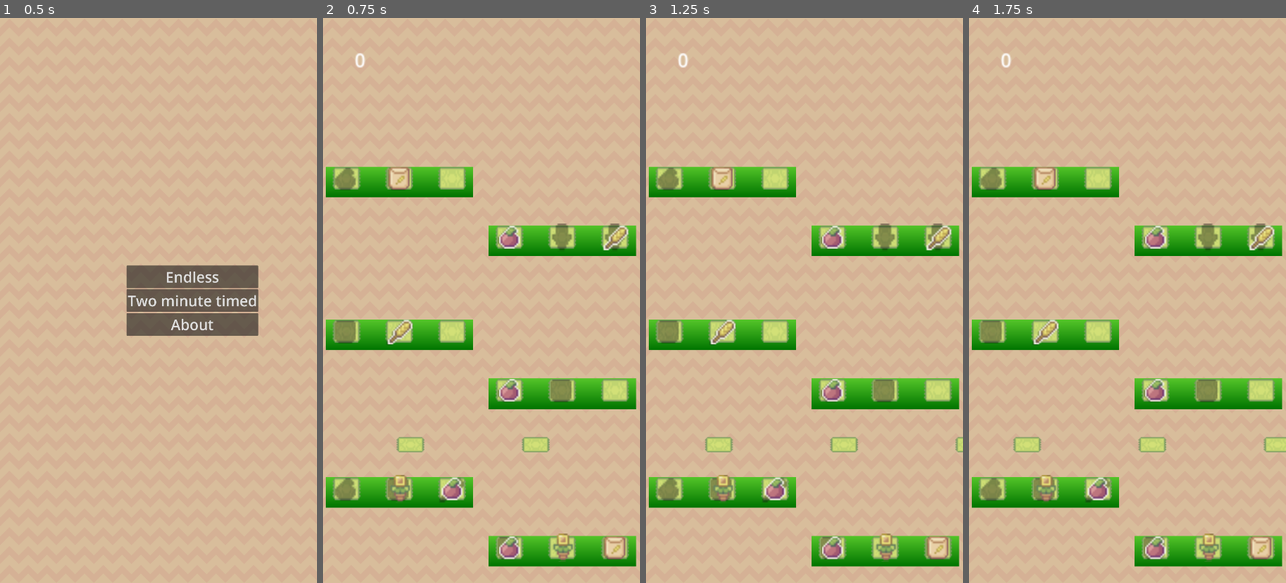
Above: before the commit, frames 1-4 (left to right).
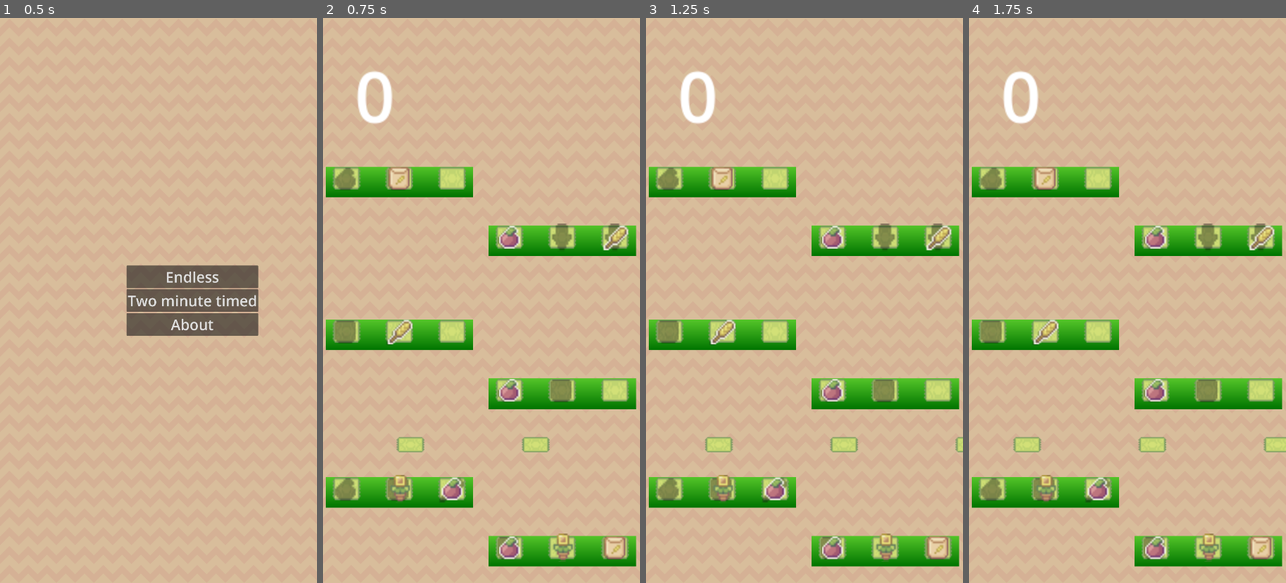
Above: after the commit, the same moments.

Repository: andrewcrisp/shelfsortinggame
Game: Godot game, scene res://scenes/game.tscn
Two runs of this game, one before a commit and one after it. Both use one fixed random seed, a clock stepped at 60 frames per second and the inputs below.
Inputs (mouse positions are in pixels of both pictures, inside the frame that each line leads up to):
- Up to frame 1 (0.5 s): no input
- Up to frame 2 (0.75 s): click "Endless" at 0.5 s
- Up to frame 3 (1.25 s): no input
- Up to frame 4 (1.75 s): move the mouse to (1197, 272) at 1.27 s; click (1197, 272) at 1.42 s

Frame 1 is identical in both runs. In frame 2, 0.6% of the frame differs, in the area x 10-22%, y 6-19%; in frame 3, 0.6%; in frame 4, 0.6%.

Commit message:
Play with font sizes

Diff:
--- a/scenes/scoreboard.tscn
+++ b/scenes/scoreboard.tscn
@@ -1,6 +1,9 @@
-[gd_scene load_steps=2 format=3 uid="uid://cfwvj4m5wtga"]
+[gd_scene load_steps=3 format=3 uid="uid://cfwvj4m5wtga"]
 
 [ext_resource type="Script" uid="uid://cnk15dvrmwg5f" path="res://scripts/scoreboard.gd" id="1_8juob"]
+
+[sub_resource type="LabelSettings" id="LabelSettings_ucmtr"]
+font_size = 60
 
 [node name="Score" type="Control"]
 layout_mode = 3
@@ -11,7 +14,8 @@
 grow_vertical = 2
 script = ExtResource("1_8juob")
 
-[node name="RichTextLabel" type="RichTextLabel" parent="."]
+[node name="ScoreLabel" type="Label" parent="."]
 layout_mode = 0
 offset_right = 40.0
 offset_bottom = 40.0
+label_settings = SubResource("LabelSettings_ucmtr")
--- a/scenes/timed_level.tscn
+++ b/scenes/timed_level.tscn
@@ -1,6 +1,9 @@
-[gd_scene load_steps=2 format=3 uid="uid://3oq17hv1epby"]
+[gd_scene load_steps=3 format=3 uid="uid://3oq17hv1epby"]
 
 [ext_resource type="Script" uid="uid://ytg2ifbfnpbo" path="res://scripts/timed_level.gd" id="1_b8o7s"]
+
+[sub_resource type="LabelSettings" id="LabelSettings_b8o7s"]
+font_size = 60
 
 [node name="TimedLevel" type="Node2D"]
 script = ExtResource("1_b8o7s")
@@ -10,12 +13,11 @@
 [node name="Container" type="Control" parent="."]
 layout_mode = 3
 anchors_preset = 0
-offset_right = 40.0
-offset_bottom = 40.0
+size_flags_horizontal = 3
+size_flags_vertical = 3
 
-[node name="Label" type="Label" parent="Container"]
-layout_mode = 2
-offset_right = 40.0
-offset_bottom = 23.0
-theme_override_font_sizes/font_size = 30
+[node name="Label" type="Label" parent="."]
+offset_right = 103.0
+offset_bottom = 83.0
 text = "120"
+label_settings = SubResource("LabelSettings_b8o7s")
--- a/scripts/scoreboard.gd
+++ b/scripts/scoreboard.gd
@@ -6,7 +6,7 @@
 	score = 0
 
 func _process(_delta: float) -> void:
-	$RichTextLabel.text = str(score)
+	$ScoreLabel.text = str(score)
 
 func score_item(points):
 	score += points
--- a/scripts/timed_level.gd
+++ b/scripts/timed_level.gd
@@ -2,7 +2,7 @@
 
 const MINUTES: int = 60
 @onready var timer = $Timer
-@onready var timedisplay = $Container/Label
+@onready var timedisplay = $Label
 
 
 func _ready() -> void:
@@ -11,7 +11,7 @@
 	timedisplay.text = String.num(timer.wait_time, 1)
 	var viewportSize = get_viewport().get_visible_rect().size
 	$Container.size = viewportSize
-	$Container/Label.position.x = viewportSize.x/2
+	timedisplay.position.x = viewportSize.x/2
 
 func _process(_delta: float) -> void:
 	if !(timer.is_stopped()):
